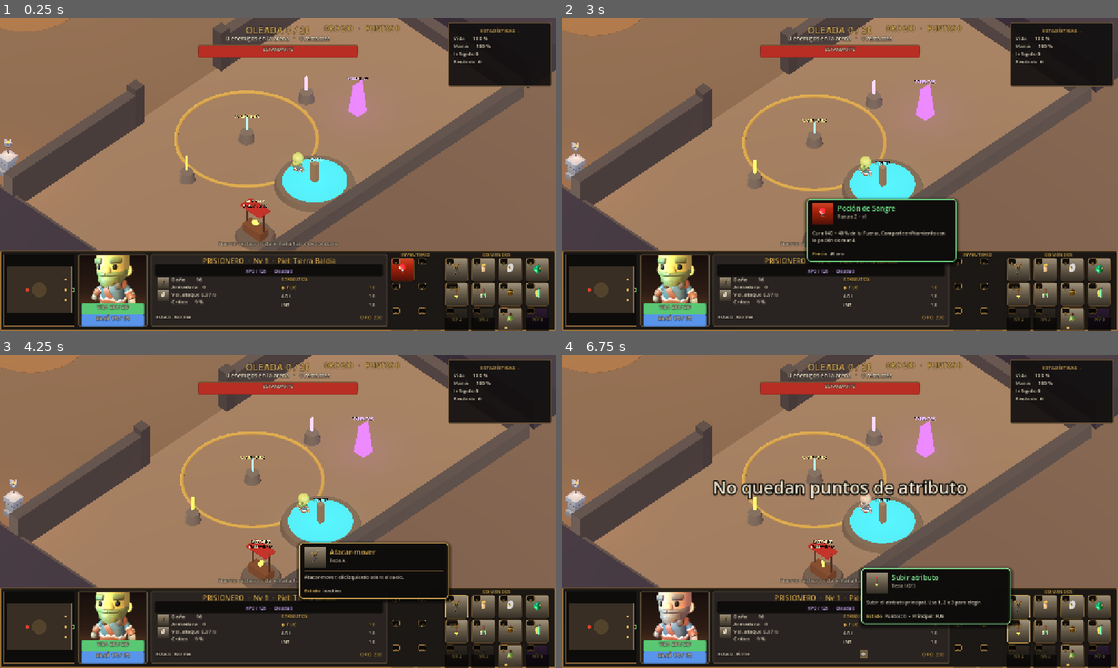
Above: before the commit, frames 1-4 (two rows, left to right).
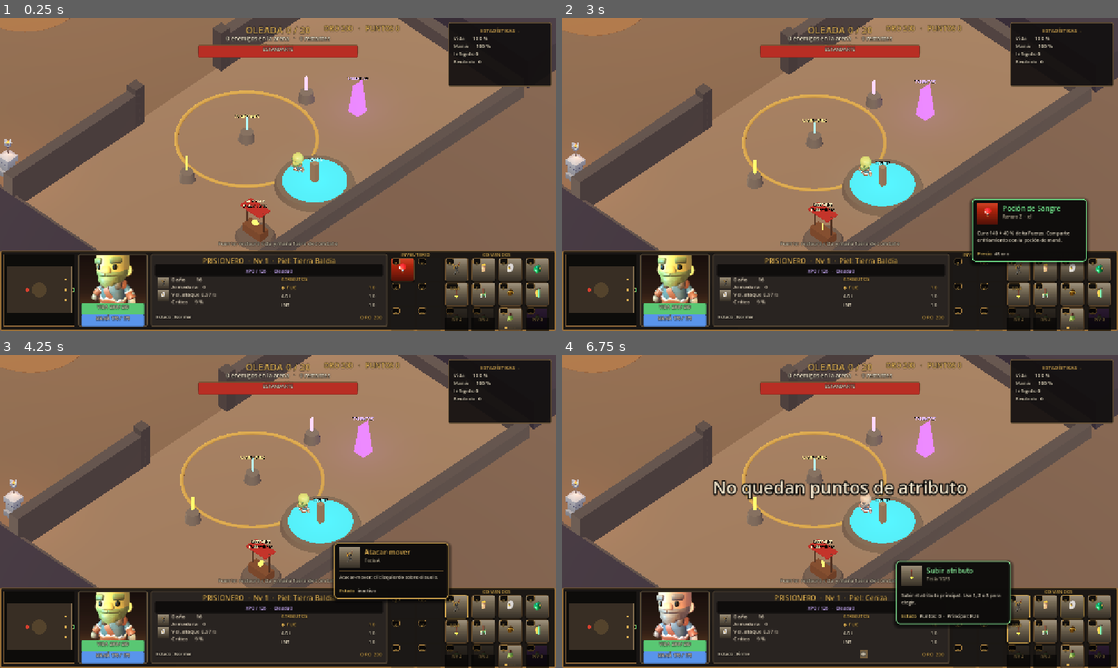
Above: after the commit, the same moments.

Repository: Chary-lab/gladiators-revenge
Game: Godot game, scene res://scenes/main.tscn
The game is run twice, just before and just after one commit, with the same random seed, the same clock (stepped at 60 frames per second) and the same inputs.
Inputs (mouse positions are in pixels of both pictures, inside the frame that each line leads up to):
- Up to frame 1 (0.25 s): no input
- Up to frame 2 (3 s): tap Enter at 0.5, 0.6 s; move the mouse to (962, 158) at 0.52 s; hold W 0.53-1.25 s; click (962, 158) at 0.67 s; click "ESTADÍSTICAS -" at 1.25 s; click "ESTADÍSTICAS +" at 2 s; click (962, 268) at 2.75 s
- Up to frame 3 (4.25 s): click (455, 605) at 3.5 s
- Up to frame 4 (6.75 s): click (1045, 605) at 4.25 s; click (1073, 605) at 5 s; click (1101, 605) at 5.75 s; click (1017, 630) at 6.5 s

The runs differ from the first frame. In frame 1, less than 0.1% of the frame differs, in the area x 47-52%, y 8-9%; in frame 2, 9.7%, in the area x 43-95%, y 8-80%; in frame 3, 1.7%; in frame 4, 2.2%.
Error in both runs: Invalid access to property or key 'agitar' on a base object of type 'Camera3D (ArenaCamera)'. (res://scripts/game/Arena.gd:1256)

Commit message:
feat(v2): balance progresivo, tooltip minimalista y temporizador de oleadas
- UI: ocultar tooltip al cambiar pestaña en tienda; tooltip más minimalista (260px, texto 10px)
- HUD: temporizador de oleada visible en barra superior
- Balance: agilidad ahora otorga armadura (0.002 por punto)
- Balance: 30 oleadas totales (era 20), más enemigos por ola (8 + n*3), jefes cada 4 oleadas
- Balance: enemigos con más vida (35 + ronda*12) y daño (5 + ronda*1.8), más oro por muerte

Diff:
--- a/scripts/core/GladiatorStats.gd
+++ b/scripts/core/GladiatorStats.gd
@@ -42,6 +42,7 @@
 const DANO_FISICO_POR_FUERZA := 1.6
 const MITIGACION_FISICA_POR_FUERZA := 0.0035
 const ARMADURA_POR_PUNTO := 0.004
+const AGILIDAD_POR_ARMADURA := 0.002
 const MITIGACION_FISICA_MAXIMA := 0.60
 
 # --- Agilidad -------------------------------------------------------------
@@ -130,7 +131,7 @@
 
 var armadura_total: float:
 	get:
-		return maxf(0.0, _bono("armadura"))
+		return maxf(0.0, _bono("armadura") + agilidad_total * AGILIDAD_POR_ARMADURA)
 
 var mitigacion_fisica: float:
 	get:
--- a/scripts/enemies/ArenaEnemy.gd
+++ b/scripts/enemies/ArenaEnemy.gd
@@ -140,14 +140,14 @@
 	if es_arquero:
 		salud_maxima *= 0.70
 		velocidad *= 0.85
-	salud_maxima = (26.0 + ronda * 10.0) * factor_elite
-	dano = (4.0 + ronda * 1.5) * (1.5 if elite else 1.0)
+	salud_maxima = (35.0 + ronda * 12.0) * factor_elite
+	dano = (5.0 + ronda * 1.8) * (1.5 if elite else 1.0)
 	velocidad = 2.3 + minf(ronda * 0.04, 0.9)
 	if ligero:
 		salud_maxima *= 0.85
 		velocidad *= 1.12
 	salud_actual = salud_maxima
-	recompensa = (8 + ronda) * (3 if elite else 1)
+	recompensa = (10 + ronda) * (3 if elite else 1)
 	_temporizador = randf_range(0.0, 0.5)
 	_provocado = 0.0
 	_fuente_provocacion = null
--- a/scripts/game/WaveManager.gd
+++ b/scripts/game/WaveManager.gd
@@ -18,12 +18,12 @@
 
 enum Estado { ESPERA, ENTRADA, COMBATE, FIN }
 
-@export var total_oleadas := 20
+@export var total_oleadas := 30
 @export var espera_inicial := 30.0
 @export var espera_entre_oleadas := 30.0
 @export var duracion_entrada := 8.0
-@export var intervalo_spawn := 0.45
-@export var oleadas_con_jefe := 5
+@export var intervalo_spawn := 0.55
+@export var oleadas_con_jefe := 4
 
 var oleada_actual := 0
 
@@ -141,7 +141,7 @@
 
 
 func _comenzar_combate() -> void:
-	_pendientes = 5 + oleada_actual * 2
+	_pendientes = 8 + oleada_actual * 3
 	_estado = Estado.COMBATE
 	_temporizador = 0.0
 
--- a/scripts/ui/ArenaHUD.gd
+++ b/scripts/ui/ArenaHUD.gd
@@ -29,6 +29,7 @@
 var _oleada: Label
 var _oro: Label
 var _enemigos: Label
+var _tiempo_oleada: Label
 var _barra_bandera: ProgressBar
 
 var _barra_vida: ProgressBar
@@ -347,6 +348,8 @@
 	_oleada.horizontal_alignment = HORIZONTAL_ALIGNMENT_CENTER
 	_enemigos = _texto(_hud_arriba, "", Vector2(430, 38), Vector2(420, 18), 13, TEXTO)
 	_enemigos.horizontal_alignment = HORIZONTAL_ALIGNMENT_CENTER
+	_tiempo_oleada = _texto(_hud_arriba, "", Vector2(430, 56), Vector2(420, 16), 12, Color(0.9, 0.7, 0.4))
+	_tiempo_oleada.horizontal_alignment = HORIZONTAL_ALIGNMENT_CENTER
 	_oro = _texto(_hud_arriba, "", Vector2(640, 12), Vector2(280, 22), 16, ORO)
 	_oro.horizontal_alignment = HORIZONTAL_ALIGNMENT_RIGHT
 
@@ -617,6 +620,11 @@
 		_enemigos.text = "%d enemigos en la arena   ·   %d restantes" % [
 			_contar_enemigos(), _oleadas.enemigos_restantes()
 		]
+		var tiempo := _oleadas.tiempo_restante()
+		if tiempo > 0.0:
+			_tiempo_oleada.text = "Tiempo: %d s" % int(ceil(tiempo))
+		else:
+			_tiempo_oleada.text = ""
 	_oro.text = "ORO %d   ·   PUNTOS %d" % [_oro_arena(), _puntos_atributo()]
 	if _bandera != null:
 		_barra_bandera.max_value = maxf(1.0, _bandera.salud_maxima)
--- a/scripts/ui/ShopPanel.gd
+++ b/scripts/ui/ShopPanel.gd
@@ -270,6 +270,8 @@
 		return
 	_seleccionado = null
 	_ranura_seleccionada = -1
+	if _hud != null:
+		_hud.ocultar_tooltip()
 	_actualizar_tabs()
 	_reconstruir()
 
--- a/scripts/ui/TooltipRico.gd
+++ b/scripts/ui/TooltipRico.gd
@@ -21,7 +21,7 @@
 	mouse_filter = Control.MOUSE_FILTER_IGNORE
 	process_mode = Node.PROCESS_MODE_ALWAYS
 	z_index = 100
-	custom_minimum_size = Vector2(340, 0)
+	custom_minimum_size = Vector2(260, 0)
 
 	_estilo = StyleBoxFlat.new()
 	_estilo.bg_color = Color(0.055, 0.05, 0.045, 0.98)
@@ -86,7 +86,7 @@
 	_cuerpo.fit_content = true
 	_cuerpo.scroll_active = false
 	_cuerpo.mouse_filter = Control.MOUSE_FILTER_IGNORE
-	_cuerpo.custom_minimum_size = Vector2(320, 0)
+	_cuerpo.custom_minimum_size = Vector2(240, 0)
 	_cuerpo.add_theme_font_size_override("normal_font_size", 11)
 	_cuerpo.add_theme_color_override("default_color", CUERPO)
 	columna.add_child(_cuerpo)
